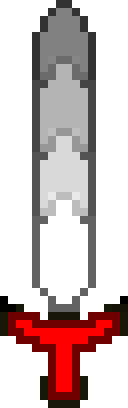
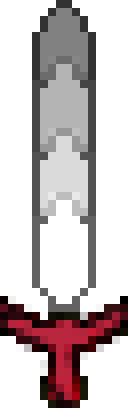
Layers edited between the first and the second (128, 408) image:
painted on "Layer 1" over (0, 296, 128, 408)
